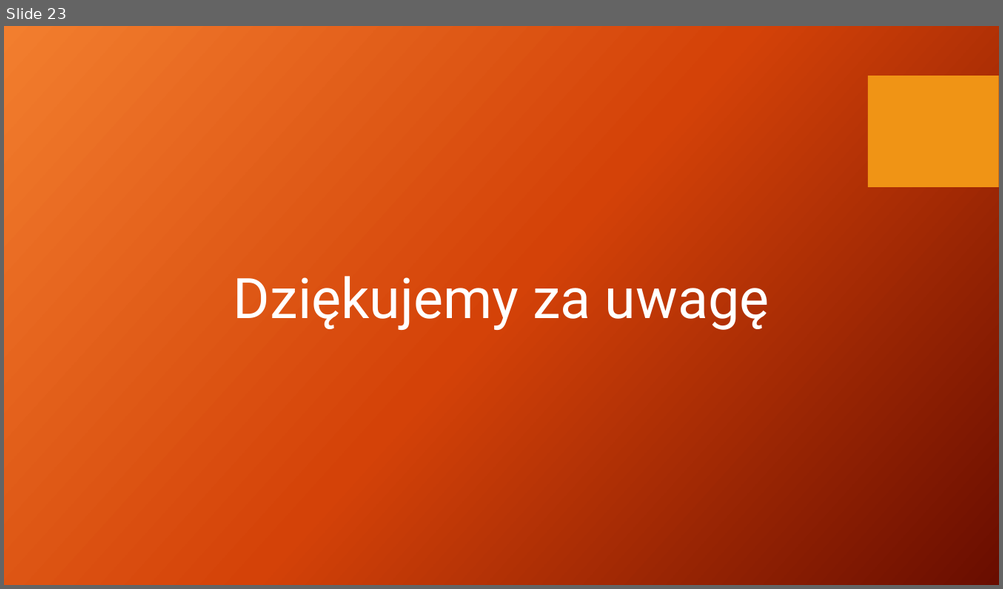
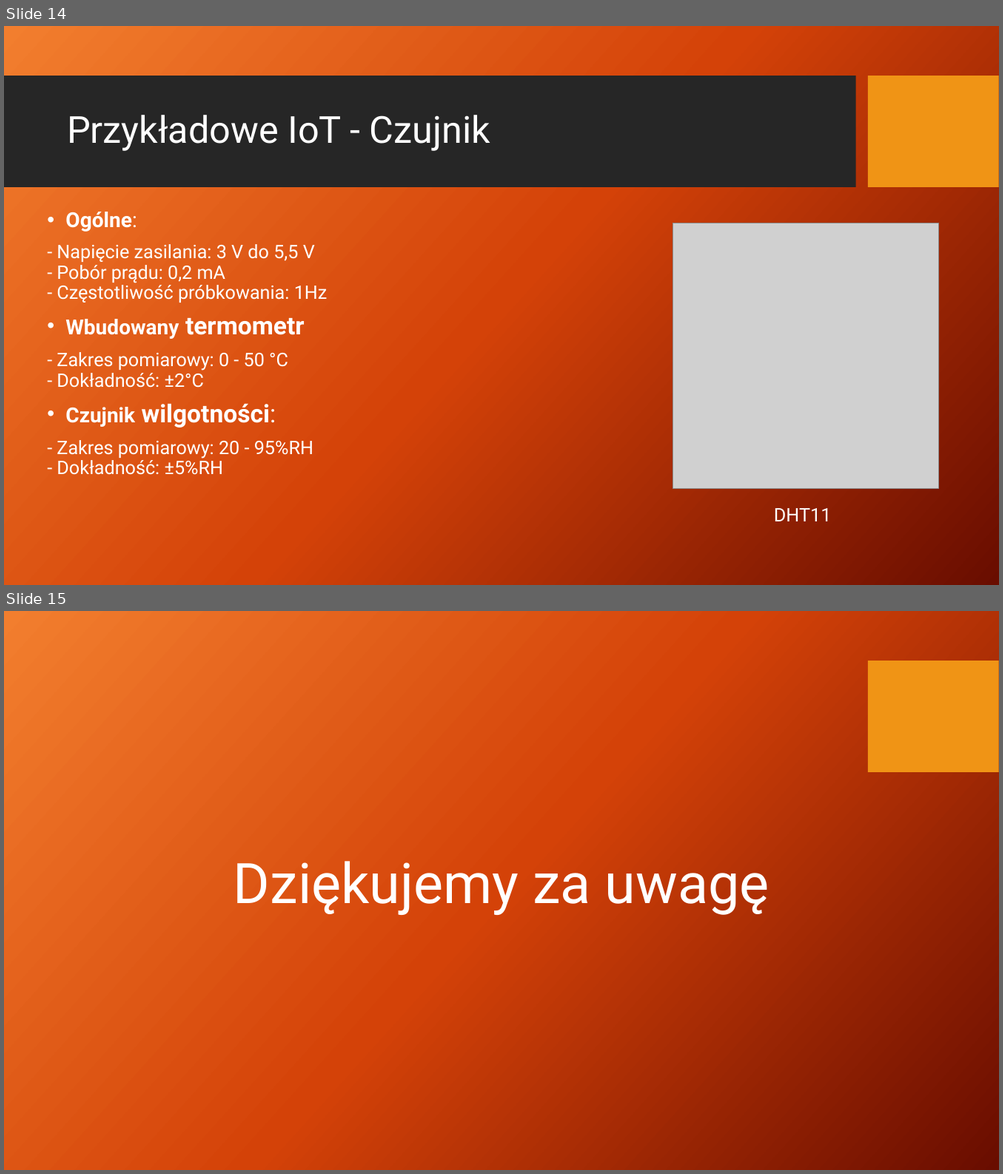
Before and after one commit to AdamStudies-PWR/ProjektZespolowyPWR, a slide deck: przentacja.pptx. Shown one above the other, each under a label of ours: slide 23 before the commit, slides 14 and 15 after it. The pictures are 1003x589 and 1003x1174 pixels, drawn with LibreOffice and Linux fonts; fonts in the diff are those of the drawing; grey boxes stand for pictures; background and template pictures are left out. Boxes give left, top, right and bottom in pixels: in the first picture for what was removed or moved away, otherwise in the second. Text is boxed around its words. In the diff, an @@ line names an element or a change of style, - is before the commit and + after.

```diff
--- a/przentacja.pptx
+++ b/przentacja.pptx
@@ slide 14 added at bbox=[4, 26, 999, 585], background picture (left out); not listed: 1 template element that a slide beside it also shows @@
@@ rectangle added at bbox=[4, 76, 855, 188], fill #262626 @@
@@ title added at bbox=[67, 115, 490, 151], 36 pt, text #FFFFFF @@
+Przykładowe IoT - Czujnik
@@ text added at bbox=[57, 212, 327, 475], 18 pt, text #FFFFFF @@
+• Ogólne:
+- Napięcie zasilania: 3 V do 5,5 V
+- Pobór prądu: 0,2 mA
+- Częstotliwość próbkowania: 1Hz
+• Wbudowany termometr
+- Zakres pomiarowy: 0 - 50 °C
+- Dokładność: ±2°C
+• Czujnik wilgotności:
+- Zakres pomiarowy: 20 - 95%RH
+- Dokładność: ±5%RH
@@ picture added at bbox=[672, 224, 938, 489] @@
@@ text added at bbox=[774, 508, 831, 522], 18 pt, text #FFFFFF @@
+DHT11
@@ what was slide 23 is now slide 15 @@
```
Also in this commit, not shown: 4 slides changed, 9 other slides added, 18 slides removed, 3 other files.
